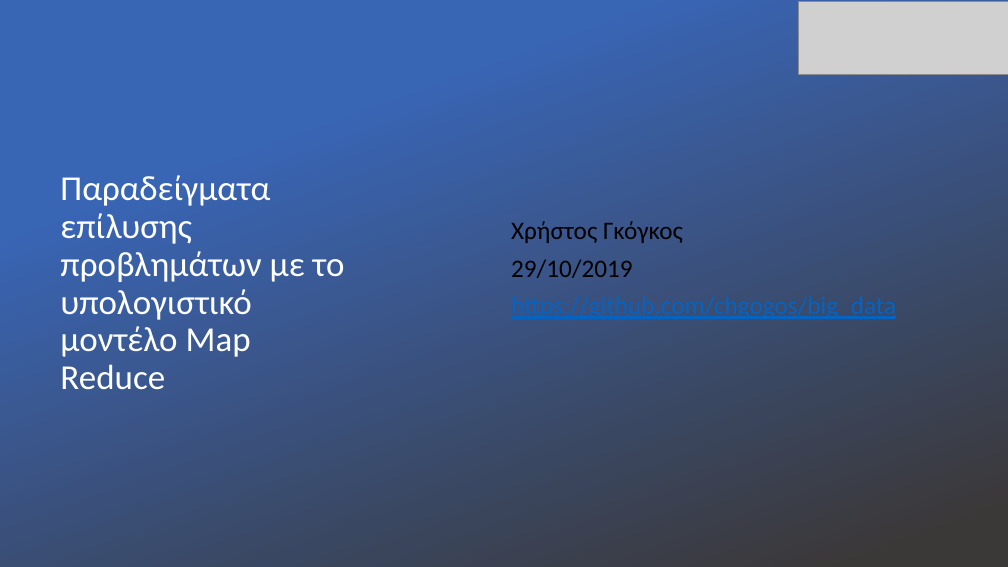
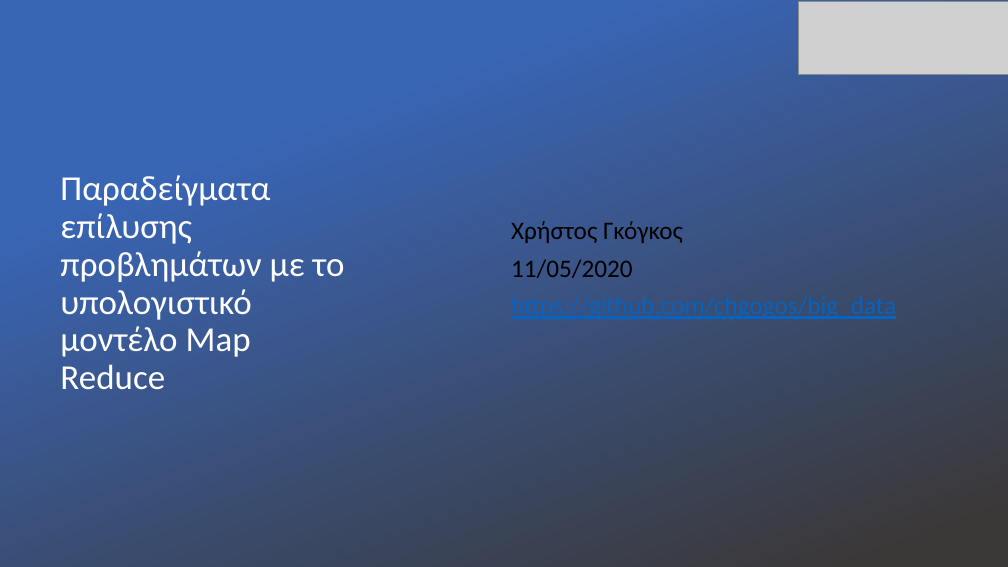
Before and after one commit to chgogos/big_data, a slide deck: slide 1 of 05. Map Reduce παραδείγματα.pptx. Drawn at 1008x567 pixels with LibreOffice and Linux fonts; fonts in the diff are those of the drawing; grey boxes stand for pictures; background and template pictures are left out. Boxes give left, top, right and bottom in pixels: in the first picture for what was removed or moved away, otherwise in the second. Text is boxed around its words. In the diff, an @@ line names an element or a change of style, - is before the commit and + after.

```diff
--- a/05. Map Reduce παραδείγματα.pptx
+++ b/05. Map Reduce παραδείγματα.pptx
@@ subtitle at (x1=511, y1=259, x2=633, y2=278): text changed @@
-29/10/2019
+11/05/2020
```
Also in this commit, not shown: 1 other slide changed, 1 slide added, 2 other files.
